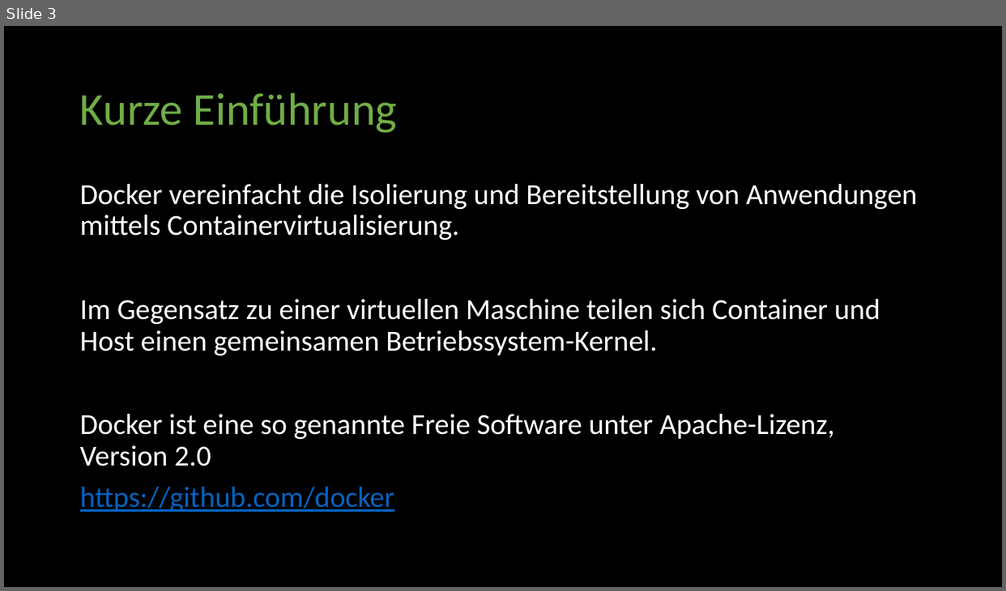
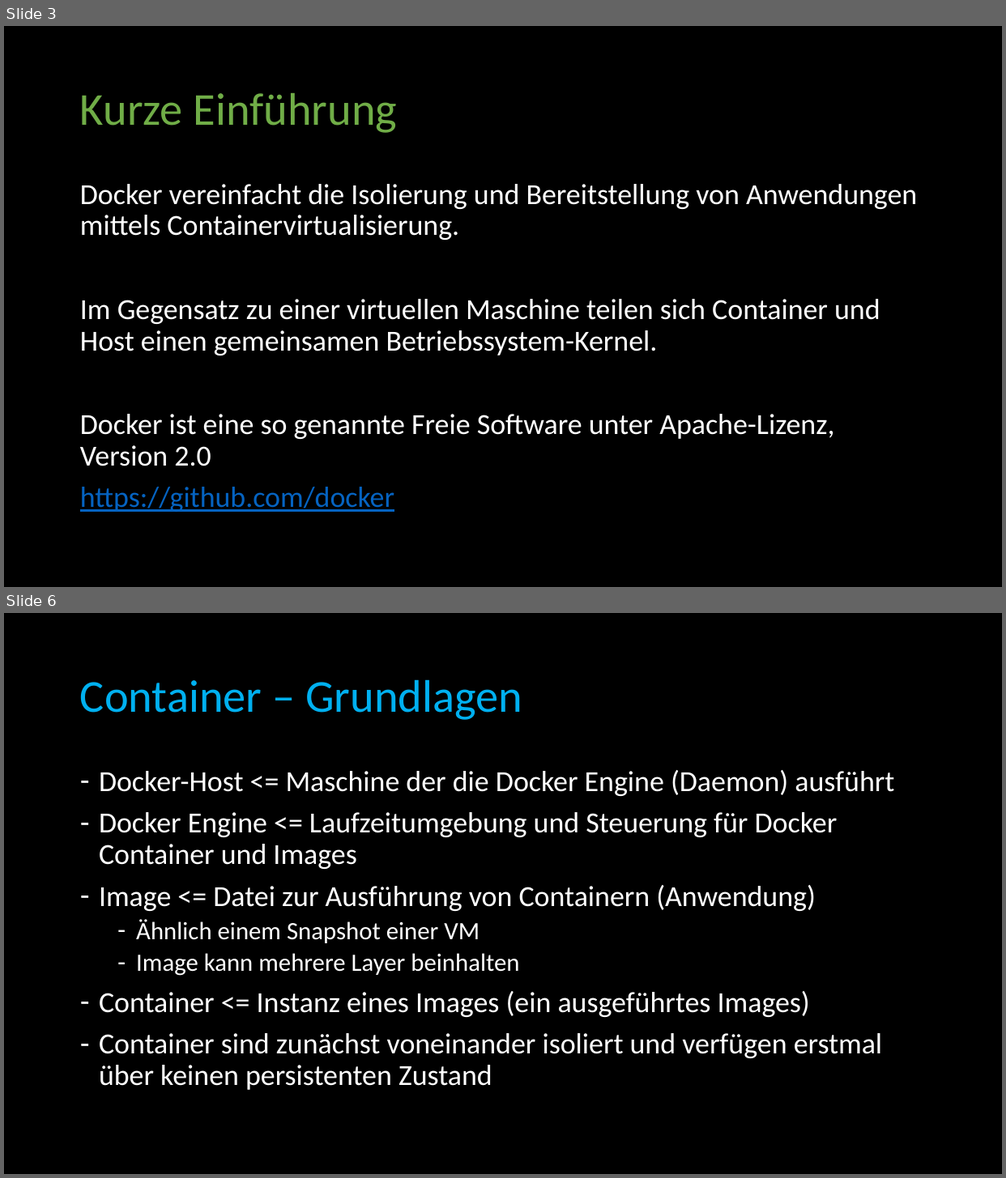
Before and after one commit to BadMadDev/workshop, a slide deck: docs/Docker Workshop.de.pptx. Shown one above the other, each under a label of ours: slide 3 before the commit, slides 3 and 6 after it; the slides between them are not shown. The pictures are 1006x591 and 1006x1178 pixels, drawn with LibreOffice and Linux fonts; fonts in the diff are those of the drawing. Boxes give left, top, right and bottom in pixels: in the first picture for what was removed or moved away, otherwise in the second. Text is boxed around its words. In the diff, an @@ line names an element or a change of style, - is before the commit and + after.

```diff
--- a/docs/Docker Workshop.de.pptx
+++ b/docs/Docker Workshop.de.pptx
@@ slide 6 added at bbox=[4, 613, 1002, 1174], background #000000 @@
@@ title added at bbox=[80, 679, 522, 720], 44 pt, text #00B0F0 @@
+Container – Grundlagen
@@ text added at bbox=[99, 770, 894, 1090], 28 pt, text #FFFFFF @@
+– Docker-Host <= Maschine der die Docker Engine (Daemon) ausführt
+– Docker Engine <= Laufzeitumgebung und Steuerung für Docker Container und Images
+– Image <= Datei zur Ausführung von Containern (Anwendung)
+  – Ähnlich einem Snapshot einer VM
+  – Image kann mehrere Layer beinhalten
+– Container <= Instanz eines Images (ein ausgeführtes Images)
+– Container sind zunächst voneinander isoliert und verfügen erstmal über keinen persistenten Zustand
```
Also in this commit, not shown: 2 slides changed, 5 other slides added.
